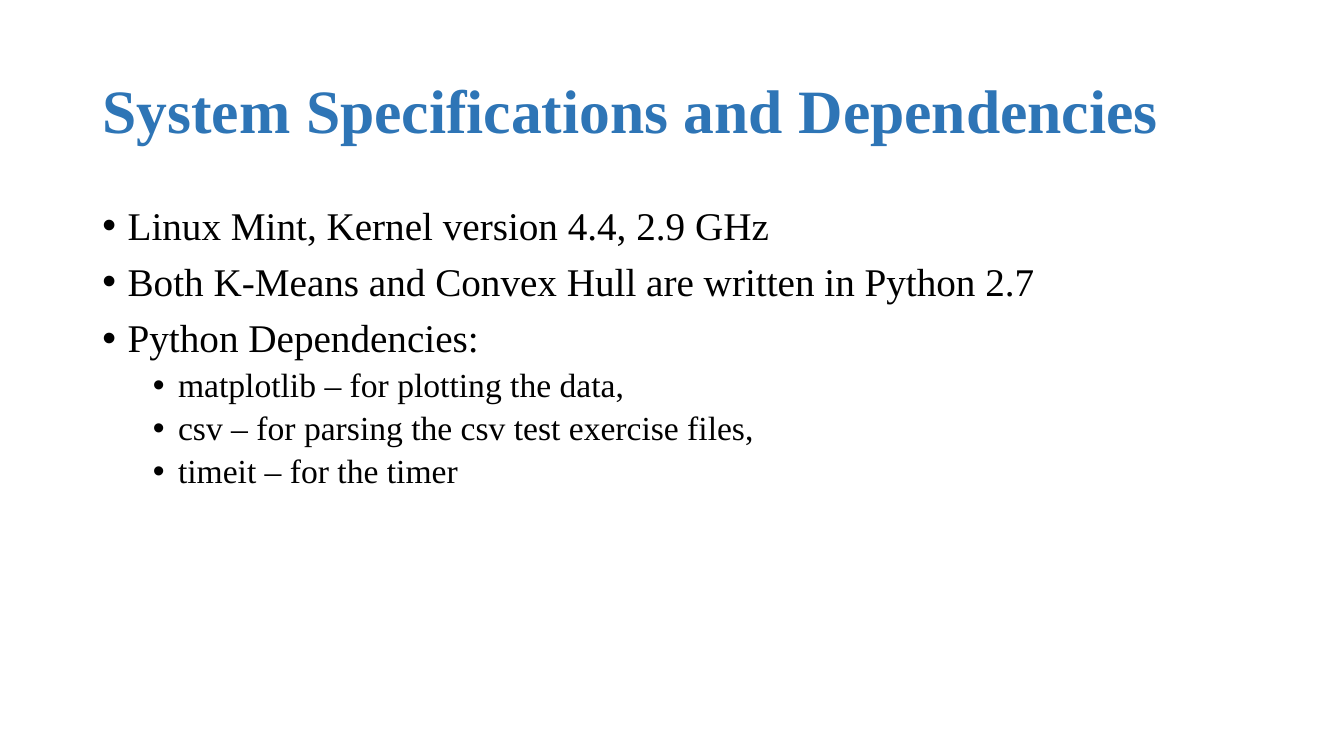
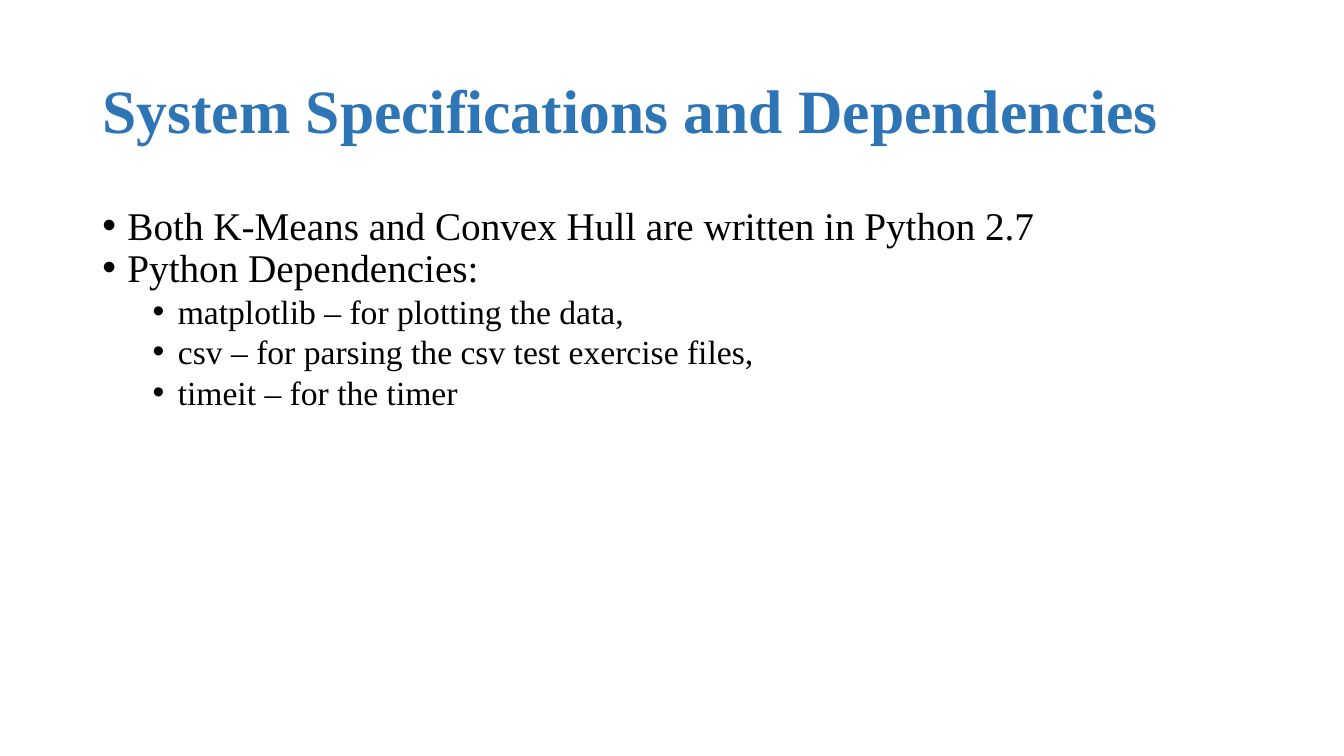
Before and after one commit to jjk007/Final-Project-SOFE2715, a slide deck: slide 2 of data_course_proj_pp.pptx. Drawn at 1344x756 pixels with LibreOffice and Linux fonts; fonts in the diff are those of the drawing. Boxes give left, top, right and bottom in pixels: in the first picture for what was removed or moved away, otherwise in the second. Text is boxed around its words. In the diff, an @@ line names an element or a change of style, - is before the commit and + after.

```diff
--- a/data_course_proj_pp.pptx
+++ b/data_course_proj_pp.pptx
@@ text "Both K-Means and Convex Hull ..." at bbox=[127, 212, 1034, 406]: less space between paragraphs; line spacing 0.9 to 1 @@
@@ text at bbox=[128, 212, 769, 246]: paragraph removed @@
-• Linux Mint, Kernel version 4.4, 2.9 GHz
```
Also in this commit, not shown: 19 other slides changed.
